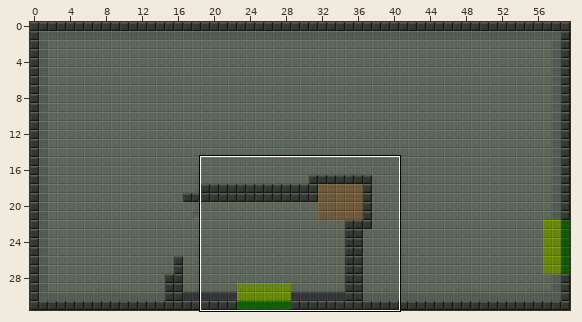
An edit to a level. Tiled map, public/maps/campaign_01_room_003.tmx. Above: a wide view before the commit, with the close-up outlined.
Close-up. First the earlier version:
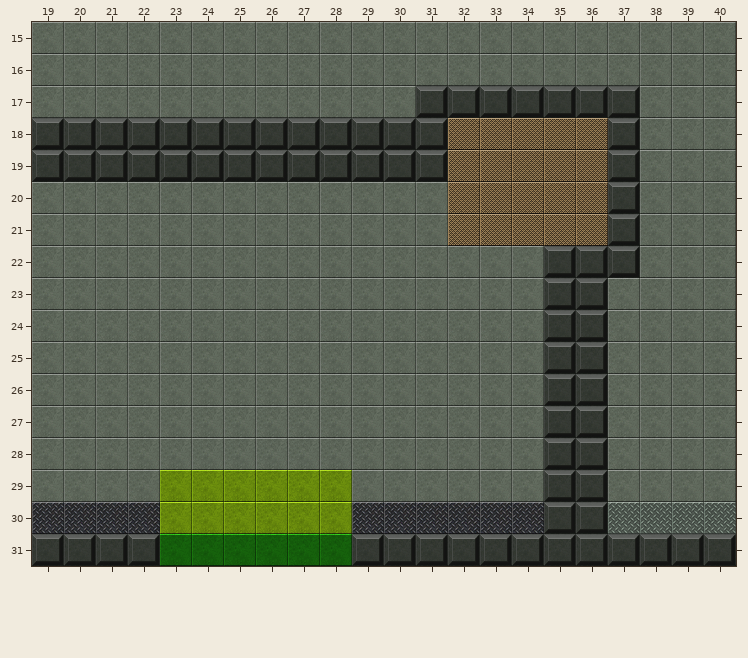
Cells are 32x32 px. Shown: x 19..40, y 15..31. The commit also changed other parts of the map, which this record leaves out.
Now the later version:
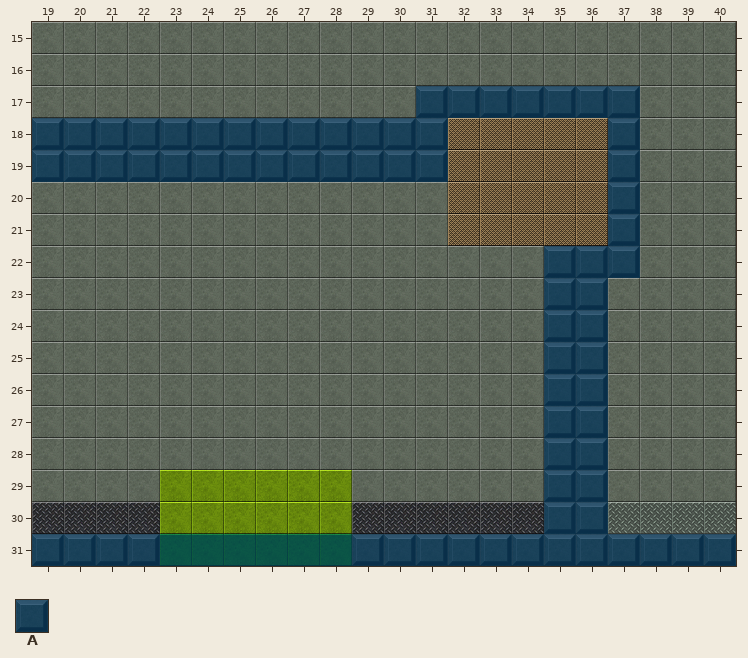
Key: from "collision_tiles": A 0.
_ is an empty cell.
Tiles of an added or newly shown layer are drawn over the layers below it.
See-through tiles are keyed as they look on the map.
Message: Updated collision layer form room 3
Edits made:
Changed rows in their new state; . is an unchanged cell.
Layer "collision" (now shown):
first column x 19:
17 ............AAAAAAA...
18 AAAAAAAAAAAAA.....A...
19 AAAAAAAAAAAAA.....A...
20 ..................A...
21 ..................A...
22 ................AAA...
23 ................AA....
24 ................AA....
25 ................AA....
26 ................AA....
27 ................AA....
28 ................AA....
29 ................AA....
30 ................AA....
31 AAAAAAAAAAAAAAAAAAAAAA
